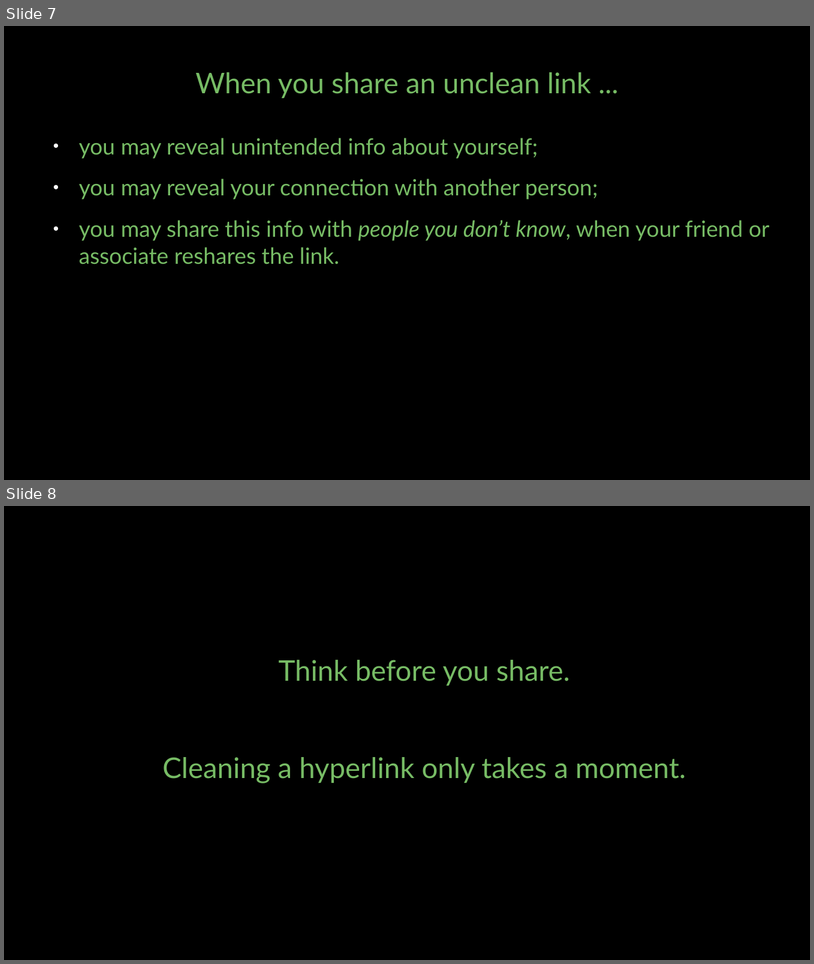
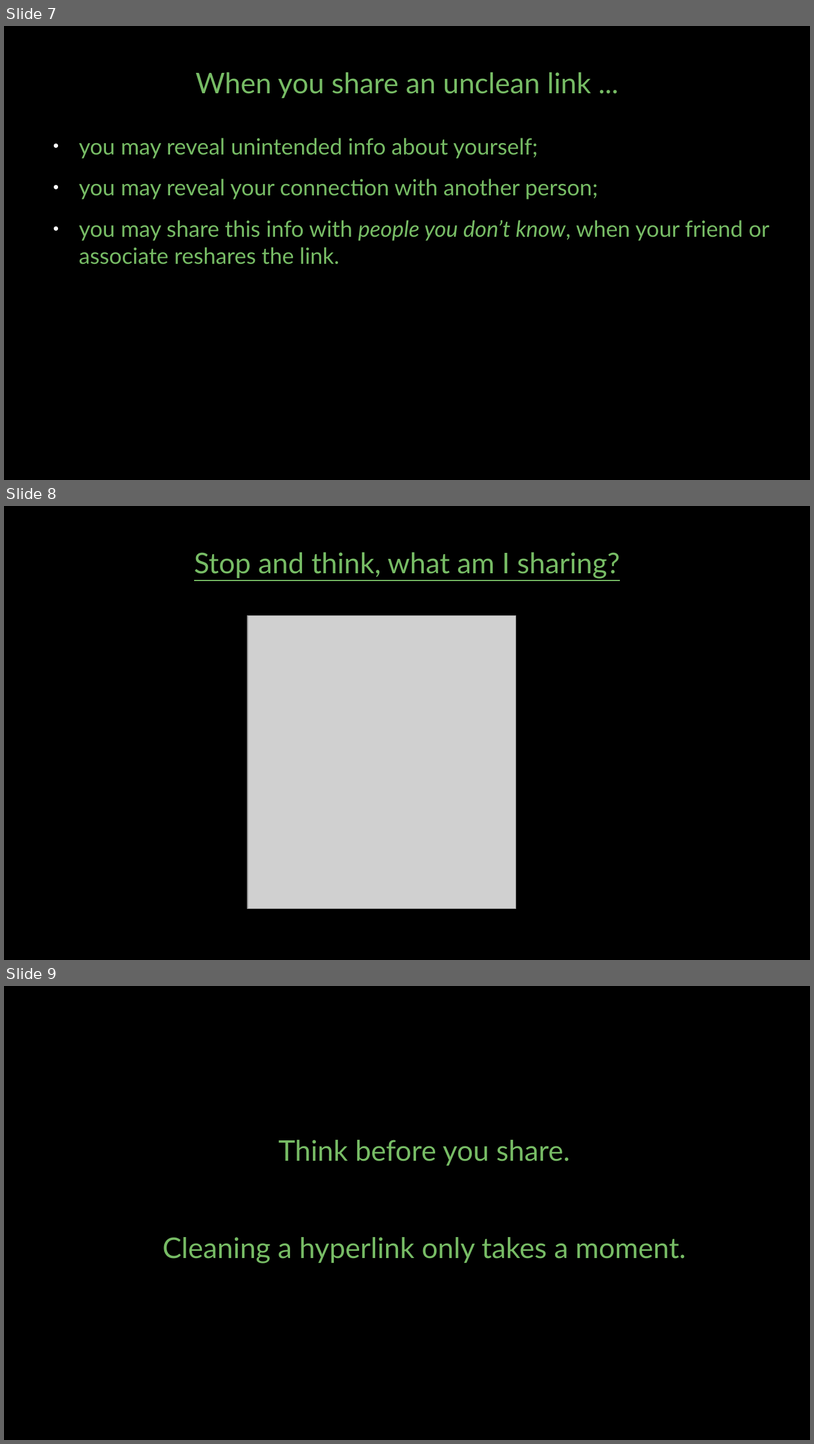
Before and after one commit to chaiken/she-devel.com, a slide deck: sharing-hyperlinks.odp. Shown one above the other, each under a label of ours: slides 7 and 8 before the commit, slides 7, 8 and 9 after it. The pictures are 814x964 and 814x1444 pixels, drawn with LibreOffice and Linux fonts; fonts in the diff are those of the drawing; grey boxes stand for pictures. Boxes give left, top, right and bottom in pixels: in the first picture for what was removed or moved away, otherwise in the second. Text is boxed around its words. In the diff, an @@ line names an element or a change of style, - is before the commit and + after.

Commit message:
sharing-hyperlinks: slide about quick-sharing

```diff
--- a/sharing-hyperlinks.odp
+++ b/sharing-hyperlinks.odp
@@ slide 8 added at bbox=[4, 506, 810, 960], background #000000 @@
@@ title added at bbox=[194, 552, 620, 579], 28 pt, text #77BC65, underline @@
+Stop and think, what am I sharing?
@@ picture added at bbox=[248, 616, 516, 909] @@
@@ what was slide 8 is now slide 9 @@
```
